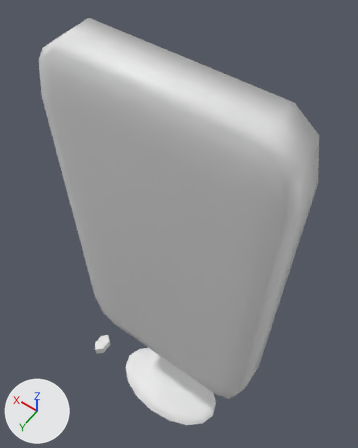
The Blender file Coletor.blend, before and after one commit.
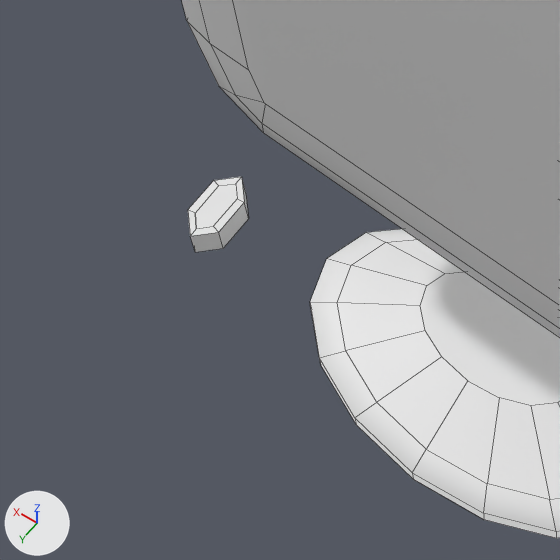
Old and new are each drawn whole from a 50 mm lens placed at (-1.091, 1.495, 5.379), pointed at (0.169, -0.269, 2.607) and again close up on the part from 13% to 53% of the width and 65% to 96% of the height. The lights are fixed; the arrows at lower left show +X, +Y and +Z. The close-ups show mesh edges as thin lines.
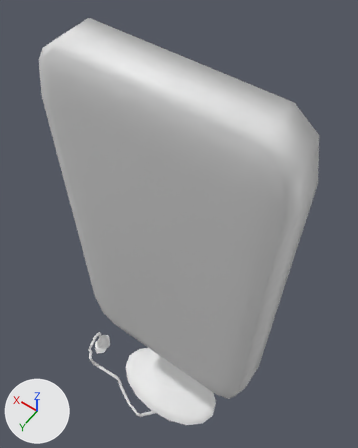
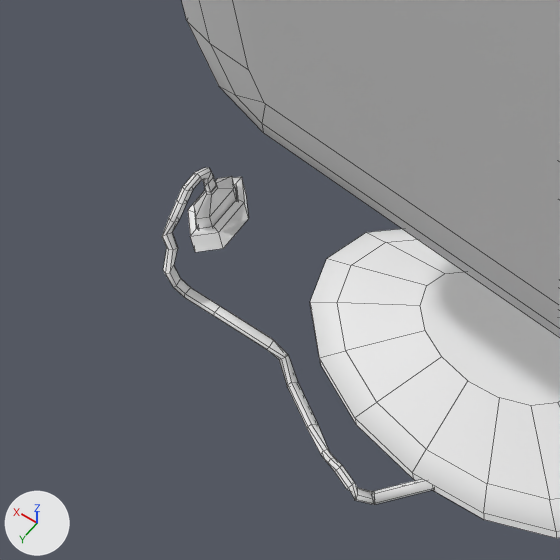
Where the change shows, as pixel boxes [x1, y1, x2, y2] in the close-ups (560 x 560 px):
'Cylinder', reshaped: before [188, 177, 560, 538]; after [162, 167, 560, 538]
part 1 of me_cylinder, built on: before [195, 184, 237, 229]; after [162, 167, 434, 505]
part 2 of me_cylinder, shading changed: [190, 177, 249, 252] in both

The edits, one by one:
me_cylinder is used by ob_cylinder; location (0.018, 0.1, 0.55); scale (1.69, 1.0, 1.0).
me_cylinder had 204 vertices, 170 faces and spanned x -0.3..0.504, y -0.3..0.3, z -0.05..0.081.
me_cylinder now has 426 vertices, 392 faces and spans x -0.3..0.504, y -0.3..0.424, z -0.063..0.316.
Part 1, on me_cylinder:
1 face is deleted.
173 vertices are added at x -0.036..0.488, y 0.007..0.416, z -0.063..0.316.
6 new vertices lie (0.0, 0.0, -0.021) away from vertices in x 0.455..0.491, y 0.002..0.154, z 0.081.
8 new vertices lie (0.0, 0.015, 0.015) away from vertices in x 0.467..0.478, y 0.136..0.2, z 0.229..0.293.
6 new vertices lie (0.006, -0.003, 0.0) away from vertices in x 0.444..0.447, y 0.278..0.306, z 0.154..0.156.
6 new vertices lie (0.003, 0.009, 0.004) away from vertices in x 0.116..0.121, y 0.372..0.382, z -0.038..-0.014.
6 new vertices lie (0.0, 0.02, 0.0) away from vertices in x 0.467..0.478, y 0.068, z 0.196..0.245.
6 new vertices lie (0.0, 0.0, 0.072) away from vertices in x 0.457..0.488, y 0.007..0.149, z 0.06.
6 new vertices lie (0.0, 0.0, 0.015) away from vertices in x 0.466..0.48, y 0.061..0.095, z 0.181.
5 new vertices lie (0.021, 0.019, 0.016) away from vertices in x 0.024..0.033, y 0.38..0.405, z -0.054..-0.03.
223 new faces join them.
me_cylinder part 2: 103 kept faces spanning x 0.442..0.504, y -0.022..0.178, z -0.019..0.081 are now shaded smooth.
